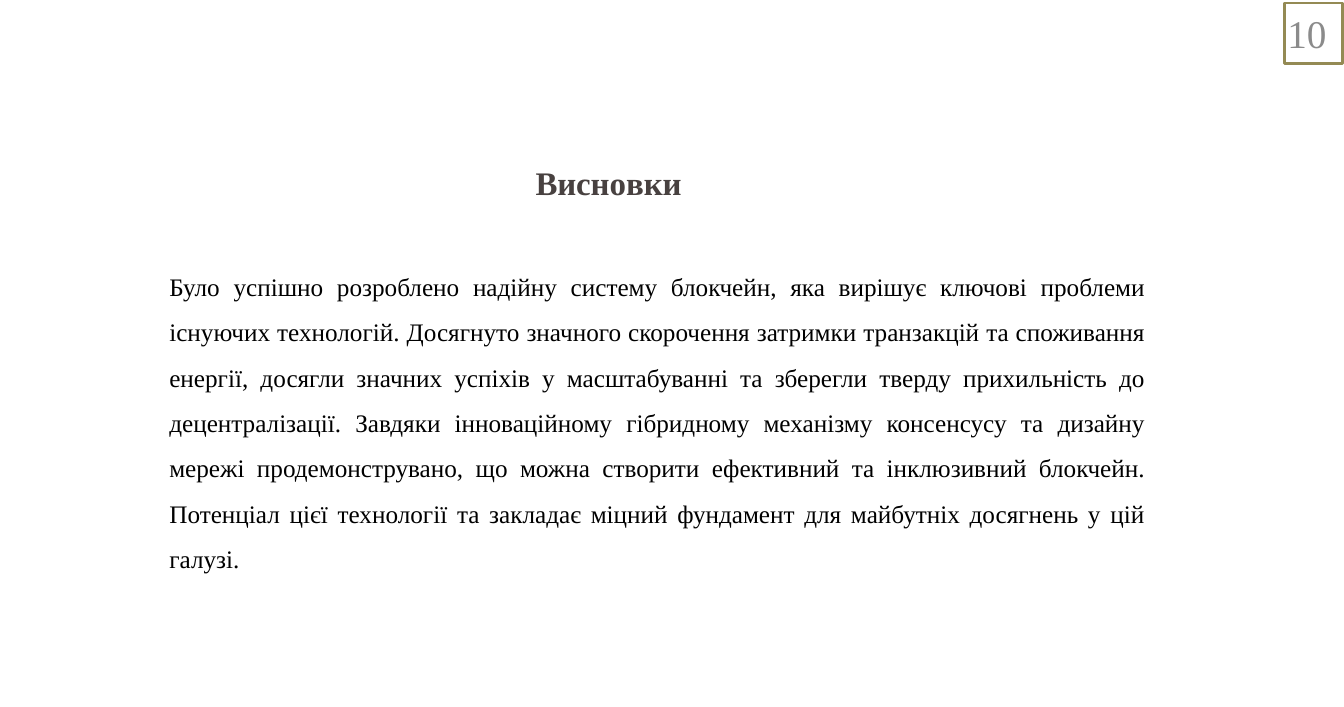
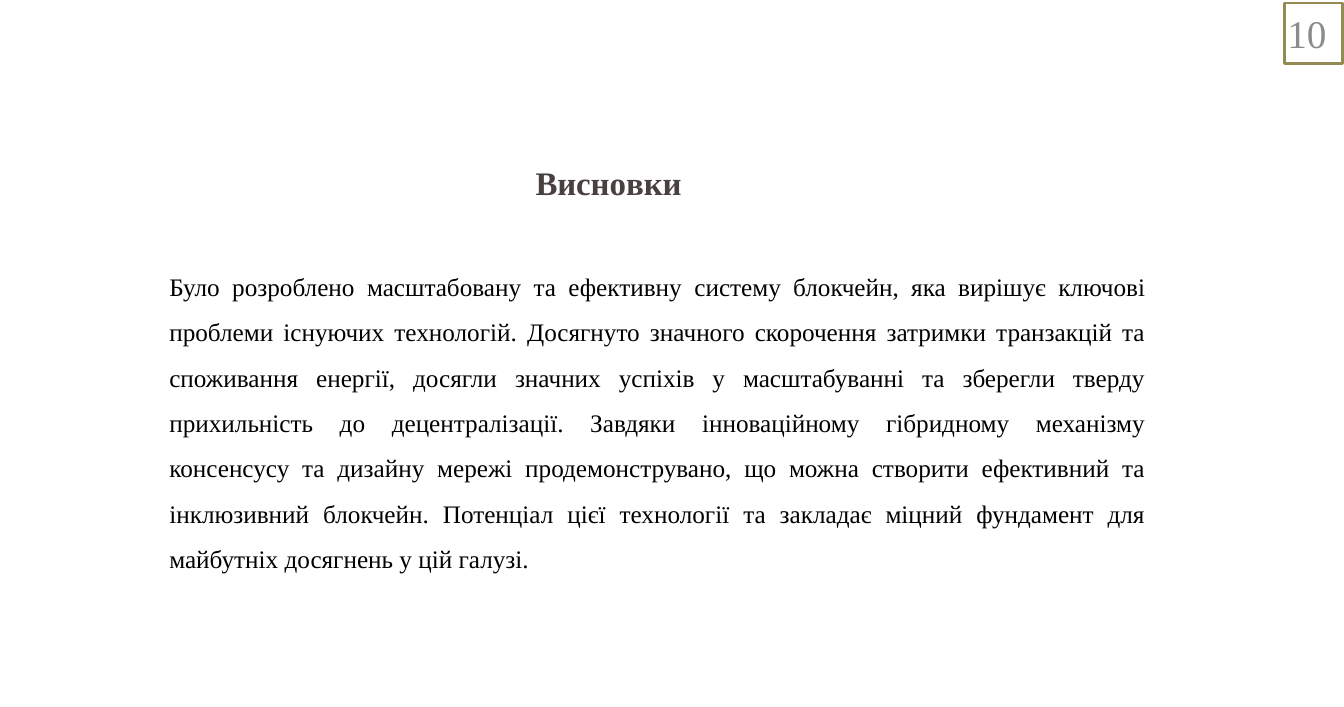
Before and after one commit to Sunr1s/BlockChain, a slide deck: slide 10 of blokchejn-platforma-dlya-avtomatizovanoyi-platizhnoyi-sistemi-zahist-zvitu-z-tehnologichnoyi-praktiki-2023-5-30-16-16-39.pptx. Drawn at 1344x707 pixels with LibreOffice and Linux fonts; fonts in the diff are those of the drawing. Boxes give left, top, right and bottom in pixels: in the first picture for what was removed or moved away, otherwise in the second. Text is boxed around its words. In the diff, an @@ line names an element or a change of style, - is before the commit and + after.

```diff
--- a/blokchejn-platforma-dlya-avtomatizovanoyi-platizhnoyi-sistemi-zahist-zvitu-z-tehnologichnoyi-praktiki-2023-5-30-16-16-39.pptx
+++ b/blokchejn-platforma-dlya-avtomatizovanoyi-platizhnoyi-sistemi-zahist-zvitu-z-tehnologichnoyi-praktiki-2023-5-30-16-16-39.pptx
@@ text at (169,278,1145,574): text changed @@
-Було успішно розроблено надійну систему блокчейн, яка вирішує ключові проблеми існуючих технологій. Досягнуто значного скорочення затримки транзакцій та споживання енергії, досягли значних успіхів у масштабуванні та зберегли тверду прихильність до децентралізації. Завдяки інноваційному гібридному механізму консенсусу та дизайну мережі продемонструвано, що можна створити ефективний та інклюзивний блокчейн. Потенціал цієї технології та закладає міцний фундамент для майбутніх досягнень у цій галузі.
+Було розроблено масштабовану та ефективну систему блокчейн, яка вирішує ключові проблеми існуючих технологій. Досягнуто значного скорочення затримки транзакцій та споживання енергії, досягли значних успіхів у масштабуванні та зберегли тверду прихильність до децентралізації. Завдяки інноваційному гібридному механізму консенсусу та дизайну мережі продемонструвано, що можна створити ефективний та інклюзивний блокчейн. Потенціал цієї технології та закладає міцний фундамент для майбутніх досягнень у цій галузі.
```
Also in this commit, not shown: 3 other slides changed, 3 other files.
